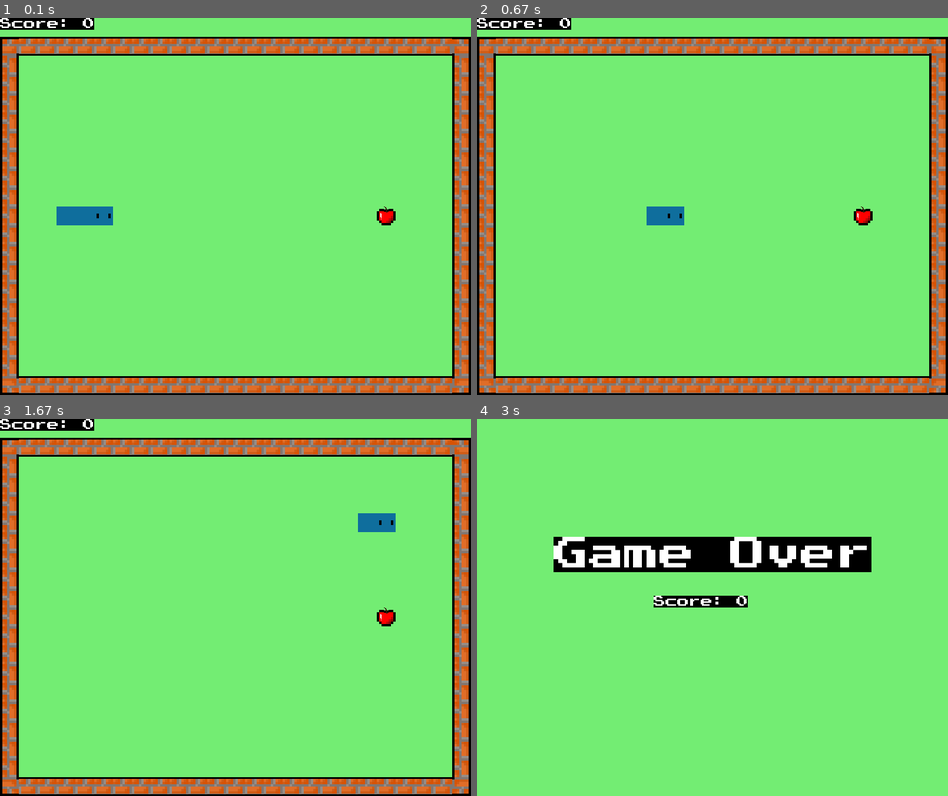
Above: before the commit, frames 1-4 (two rows, left to right).
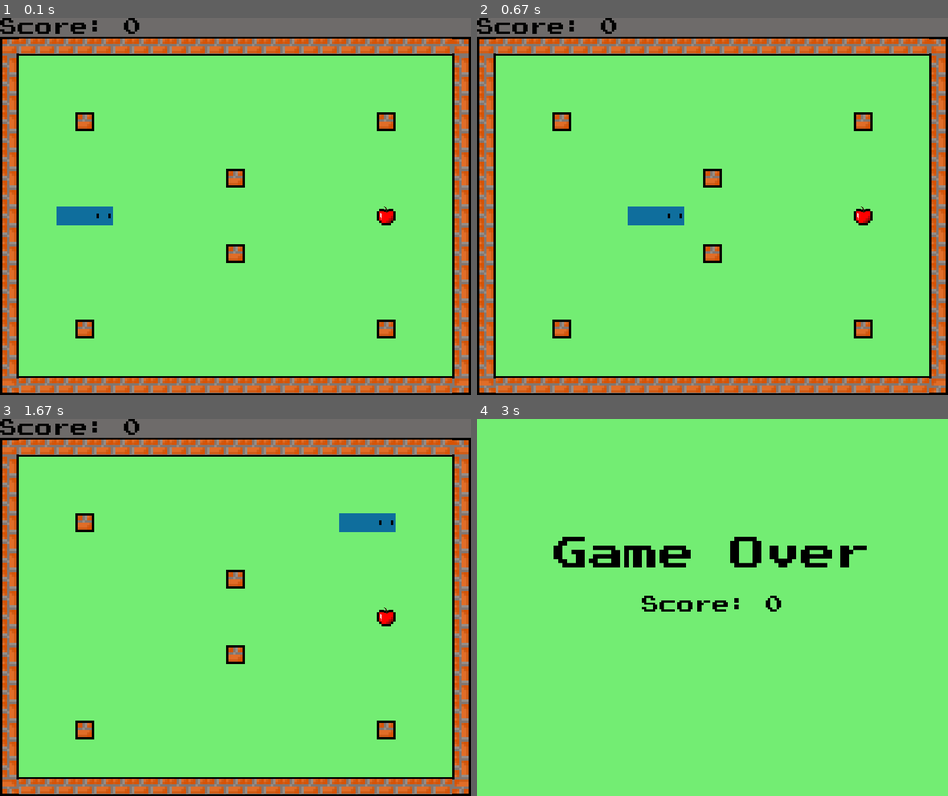
Above: after the commit, the same moments.

Repository: LUDUSLab/stem-games
Game: pygame game, started from arthur.carvalho/snakepro/main.py
Same seed, same stepped clock (60 frames per second), same inputs: the game is played once before the commit and once after it.
Inputs:
- Up to frame 1 (0.1 s): no input
- Up to frame 2 (0.67 s): hold Right from 0.33 s (still down)
- Up to frame 3 (1.67 s): release Right at 0.8 s; hold Up 0.83-1.13 s; hold Right 1.17-1.63 s
- Up to frame 4 (3 s): no input

The runs differ from the first frame. In frame 1, 6.0% of the frame differs, in the area x 0-100%, y 0-85%; in frame 2, 6.2%; in frame 3, 6.0%; in frame 4, 7.1%, in the area x 16-84%, y 31-52%.

Commit message:
Sprite of snake bug fixed; Added obstacles.

Diff:
--- a/arthur.carvalho/snakepro/config.py
+++ b/arthur.carvalho/snakepro/config.py
@@ -5,6 +5,7 @@
 # Size of objects
 size_screen = (800, 640)
 square = (32, 32)
+rectangle = (800, 32)
 
 # colours
 color_black = (0, 0, 0)
@@ -13,6 +14,7 @@
 color_red = (255, 0, 0)
 color_73ED73 = (115, 237, 115)
 color_0F6E9D = (15, 110, 157)
+color_gray = (110, 107, 106)
 
 # Screen Setting
 screen = pygame.display.set_mode(size_screen)
--- a/arthur.carvalho/snakepro/fruit.py
+++ b/arthur.carvalho/snakepro/fruit.py
@@ -5,7 +5,6 @@
 
 def fruit_position():
     global fruit_pos
-
     if snake_position[0] != fruit_pos:
         return fruit_pos
 
--- a/arthur.carvalho/snakepro/game.py
+++ b/arthur.carvalho/snakepro/game.py
@@ -4,21 +4,29 @@
 from wall import *
 
 
-def scoring():
+def scoring(sp, ap):
     global score
 
-    score_text = score_font.render(f'Score: {score}', True, color_white, color_black)
+    background_score = pygame.Surface(rectangle)
+    background_score.fill(color_gray)
+
+    score_text = score_font.render(f'Score: {score}', True, color_black, color_gray)
+
+    screen.blit(background_score, (0, 0))
     screen.blit(score_text, (0, 0))
+
+    if sp == ap:
+        score += 1
 
 
 def game_over():
     global play_sound
-    score_text = score_font.render(f'Score: {score}', True, color_white, color_black)
+    score_text = score_font.render(f'Score: {score}', True, color_black, color_73ED73)
 
     screen.fill(color_73ED73)
 
     screen.blit(game_over_text, (130, 200))
-    screen.blit(score_text, (300, 300))
+    screen.blit(score_text, (280, 300))
 
     if play_sound == 0:
         game_over_sound.play()
@@ -56,8 +64,9 @@
                     if event.key == pygame.K_DOWN:
                         snake_direction = DOWN
 
-        if snake_position[0][0] < 32 or snake_position[0][1] < 64 or snake_position[0][0] > 768 or \
-                snake_position[0][1] > 608:
+        if snake_position[0][0] < 32 or snake_position[0][1] < 64 or snake_position[0][0] > 736 or \
+                snake_position[0][1] > 576 or \
+                snake_position[0] in [(128, 160), (384, 384), (640, 160), (128, 512), (640, 512), (384, 256)]:
             game_over()
 
         else:
@@ -69,18 +78,18 @@
             snake_draw()
             fruit_draw()
 
-            scoring()
+            scoring(snake_position[0], fruit_pos)
 
             pygame.display.update()
 
 
 # score
-score_font = pygame.font.Font('assets/PressStart2P.ttf', 20)
+score_font = pygame.font.Font('assets/PressStart2P.ttf', 30)
 score = 0
 
 # game over
 game_ove_font = pygame.font.Font('assets/PressStart2P.ttf', 60)
-game_over_text = game_ove_font.render('Game Over', True, color_white, color_black)
+game_over_text = game_ove_font.render('Game Over', True, color_black, color_73ED73)
 play_sound = 0
 
 snake_direction = 0
--- a/arthur.carvalho/snakepro/snakebody.py
+++ b/arthur.carvalho/snakepro/snakebody.py
@@ -4,28 +4,28 @@
 def snake_move(moves):
 
     if moves == LEFT:
-        snake_position[0] = (snake_position[0][0] - 32, snake_position[0][1])
-
         for c in range(len(snake_position) - 1, 0, -1):
             snake_position[c] = (snake_position[c - 1][0], snake_position[c - 1][1])
 
+        snake_position[0] = (snake_position[0][0] - 32, snake_position[0][1])
+
     if moves == UP:
-        snake_position[0] = (snake_position[0][0], snake_position[0][1] - 32)
-
         for c in range(len(snake_position) - 1, 0, -1):
             snake_position[c] = (snake_position[c - 1][0], snake_position[c - 1][1])
 
+        snake_position[0] = (snake_position[0][0], snake_position[0][1] - 32)
+
     if moves == RIGHT:
-        snake_position[0] = (snake_position[0][0] + 32, snake_position[0][1])
-
         for c in range(len(snake_position) - 1, 0, -1):
             snake_position[c] = (snake_position[c - 1][0], snake_position[c - 1][1])
 
+        snake_position[0] = (snake_position[0][0] + 32, snake_position[0][1])
+
     if moves == DOWN:
-        snake_position[0] = (snake_position[0][0], snake_position[0][1] + 32)
-
         for c in range(len(snake_position) - 1, 0, -1):
             snake_position[c] = (snake_position[c - 1][0], snake_position[c - 1][1])
+
+        snake_position[0] = (snake_position[0][0], snake_position[0][1] + 32)
 
 
 def snake_draw():
--- a/arthur.carvalho/snakepro/wall.py
+++ b/arthur.carvalho/snakepro/wall.py
@@ -1,4 +1,3 @@
-import pygame
 from config import *
 
 
@@ -7,6 +6,12 @@
     screen.blit(wall_sprite_corner2, (768, 32))
     screen.blit(wall_sprite_corner3, (0, 608))
     screen.blit(wall_sprite_corner4, (768, 608))
+    screen.blit(obstacle, (128, 160))
+    screen.blit(obstacle, (384, 384))
+    screen.blit(obstacle, (640, 160))
+    screen.blit(obstacle, (128, 512))
+    screen.blit(obstacle, (640, 512))
+    screen.blit(obstacle, (384, 256))
 
     for c in range(32, 768, 32):
         screen.blit(wall_sprite1, (c, 32))
@@ -23,3 +28,4 @@
 wall_sprite_corner2 = pygame.image.load('assets/wall_sprite_corner2.png')
 wall_sprite_corner3 = pygame.image.load('assets/wall_sprite_corner3.png')
 wall_sprite_corner4 = pygame.image.load('assets/wall_sprite_corner4.png')
+obstacle = pygame.image.load('assets/obstacle.png')
